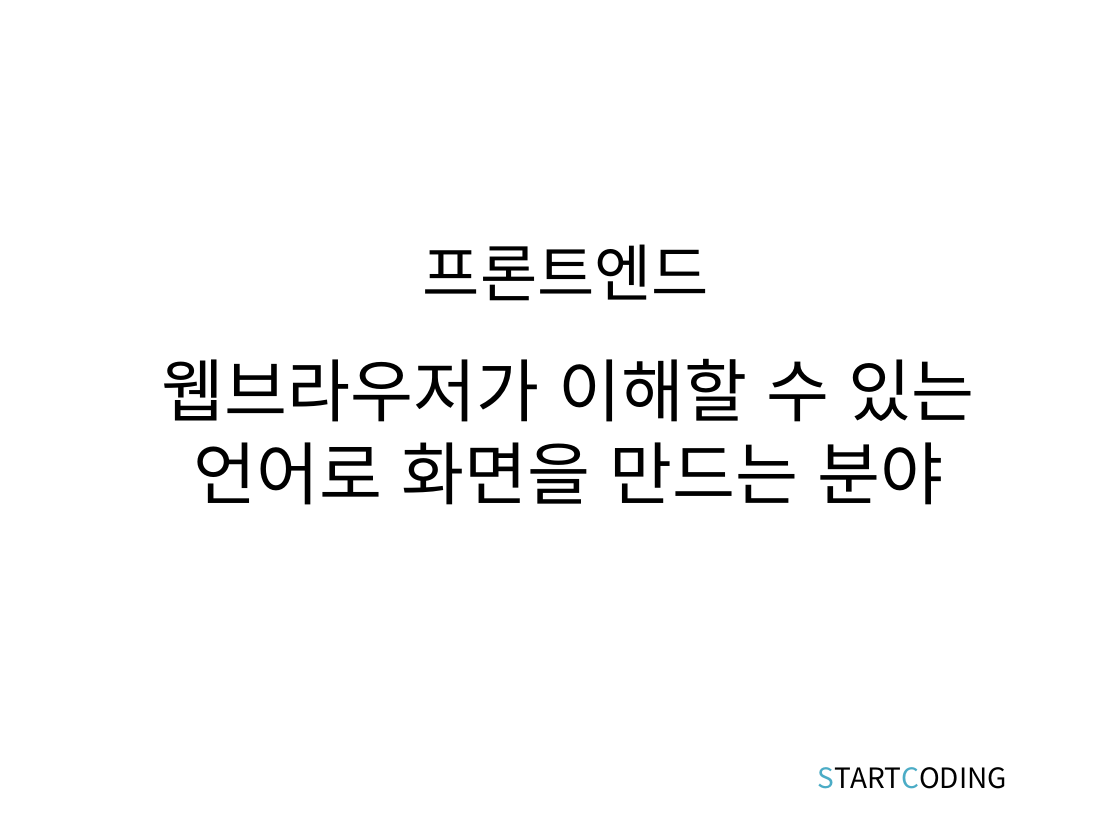
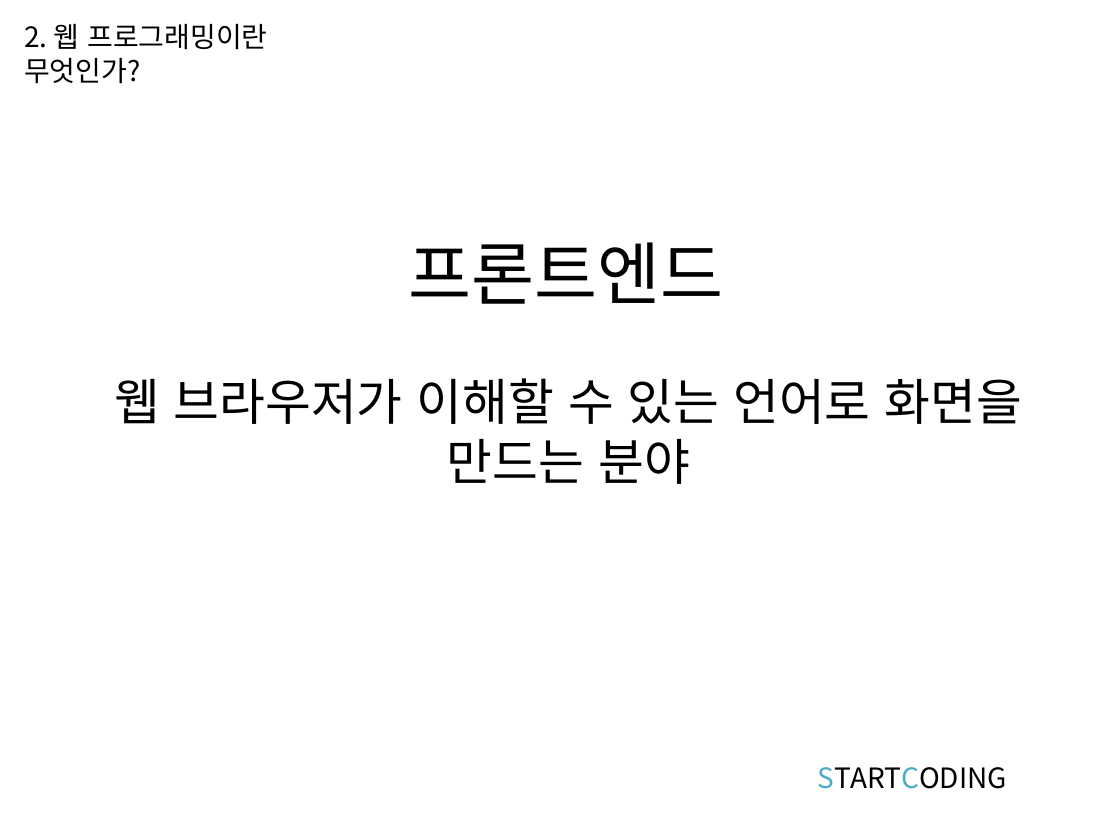
Before and after one commit to kwonkijun/web, a slide deck: slide 9 of 프론트엔드기초(PPT)/웹프로그래밍 1강_강의소개.pptx (slide 10 before the commit). Drawn at 1120x840 pixels with LibreOffice and Linux fonts; fonts in the diff are those of the drawing. Boxes give left, top, right and bottom in pixels: in the first picture for what was removed or moved away, otherwise in the second. Text is boxed around its words. In the diff, an @@ line names an element or a change of style, - is before the commit and + after.

```diff
--- a/프론트엔드기초(PPT)/웹프로그래밍 1강_강의소개.pptx
+++ b/프론트엔드기초(PPT)/웹프로그래밍 1강_강의소개.pptx
@@ text added at bbox=[24, 24, 267, 83], 18 pt, text #000000 @@
+2. 웹 프로그래밍이란 무엇인가?
@@ text "프론트엔드" at bbox=[408, 242, 723, 304]: size 40 to 44 pt @@
@@ title at bbox=[114, 378, 1022, 484]: text changed; size 44 to 32 pt @@
-웹브라우저가 이해할 수 있는 언어로 화면을 만드는 분야
+웹 브라우저가 이해할 수 있는 언어로 화면을 만드는 분야
```
Also in this commit, not shown: 12 other slides changed, 1 slide added, 27 other files.
